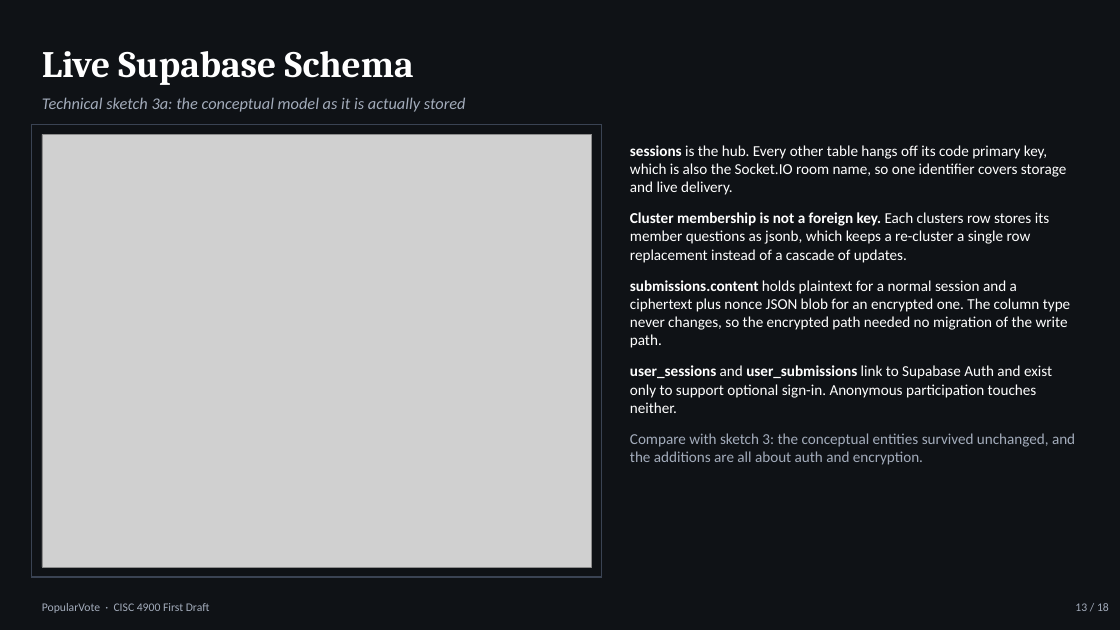
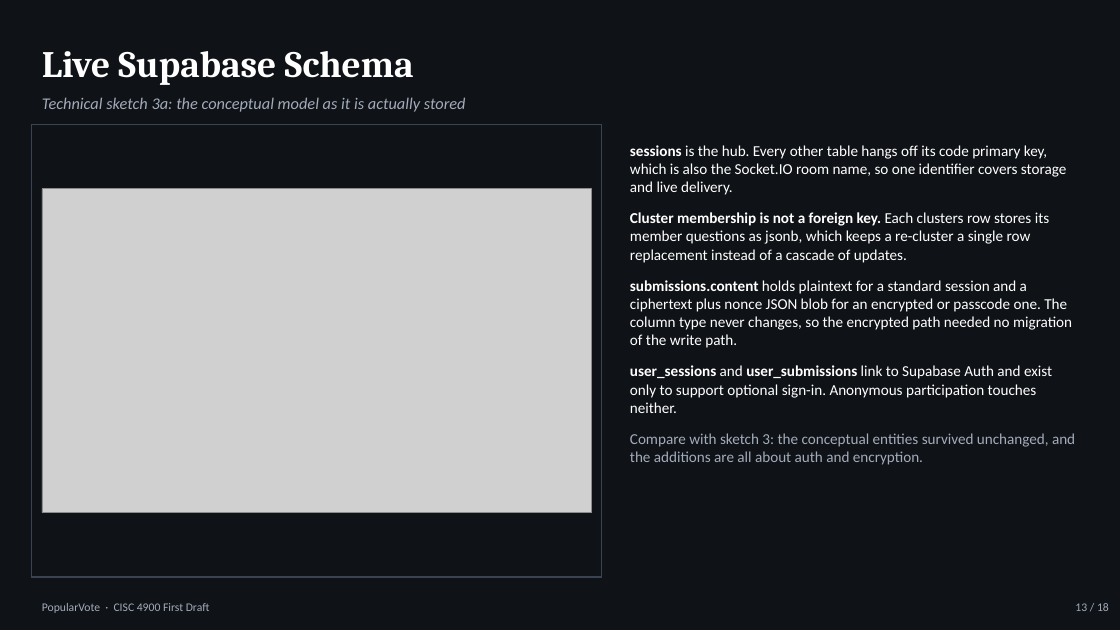
Before and after one commit to Marqed4/cisc-4900-popularvote, a slide deck: slide 13 of examples/PopularVote_Sixteenth_Draft_Dark.pptx. Drawn at 1120x630 pixels with LibreOffice and Linux fonts; fonts in the diff are those of the drawing; grey boxes stand for pictures. Boxes give left, top, right and bottom in pixels: in the first picture for what was removed or moved away, otherwise in the second. Text is boxed around its words. In the diff, an @@ line names an element or a change of style, - is before the commit and + after.

```diff
--- a/examples/PopularVote_Sixteenth_Draft_Dark.pptx
+++ b/examples/PopularVote_Sixteenth_Draft_Dark.pptx
@@ picture: place and size @@
-picture at [42, 134, 592, 567]
+picture at [42, 189, 592, 513]
@@ text at [630, 280, 1072, 348]: text changed @@
-submissions.content holds plaintext for a normal session and a ciphertext plus nonce JSON blob for an encrypted one. The column type never changes, so the encrypted path needed no migration of the write path.
+submissions.content holds plaintext for a standard session and a ciphertext plus nonce JSON blob for an encrypted or passcode one. The column type never changes, so the encrypted path needed no migration of the write path.
```
Also in this commit, not shown: 5 other slides changed.
